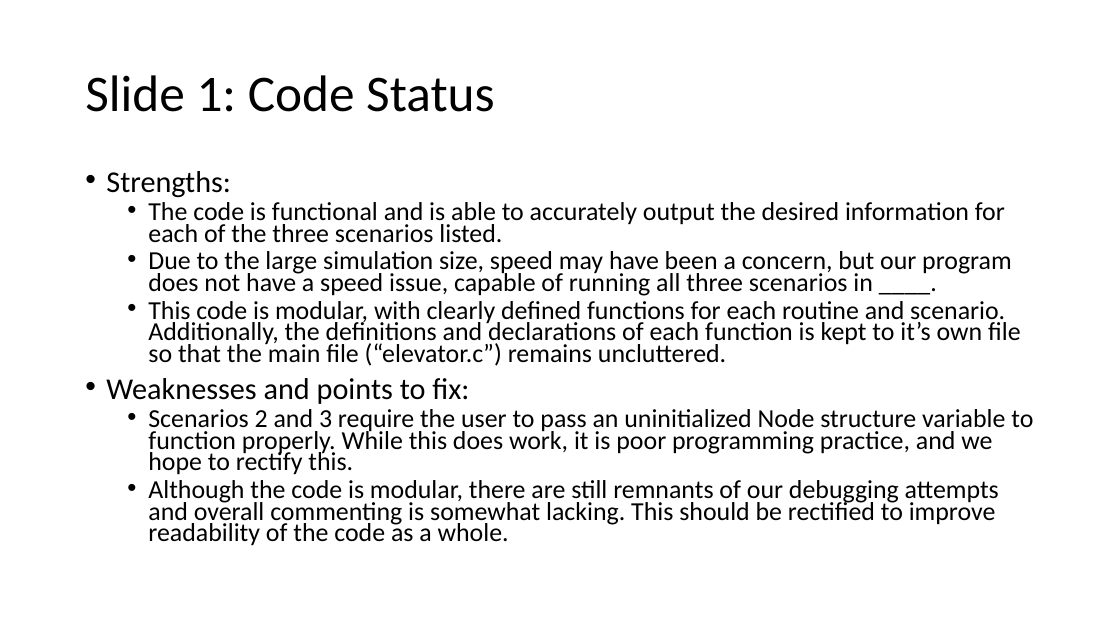
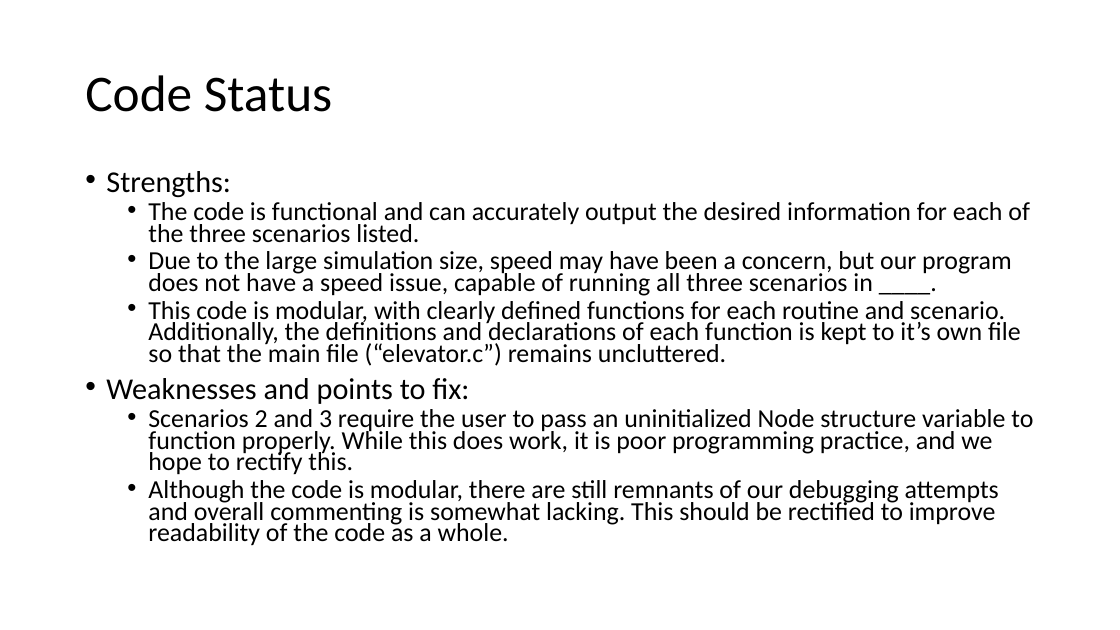
Before and after one commit to JustinRush80/cx4010_PA_1, a slide deck: slide 1 of slides.pptx. Drawn at 1120x630 pixels with LibreOffice and Linux fonts; fonts in the diff are those of the drawing. Boxes give left, top, right and bottom in pixels: in the first picture for what was removed or moved away, otherwise in the second. Text is boxed around its words. In the diff, an @@ line names an element or a change of style, - is before the commit and + after.

Commit message:
modified slides

```diff
--- a/slides.pptx
+++ b/slides.pptx
@@ title at (x1=85, y1=75, x2=332, y2=112): text changed @@
-Slide 1: Code Status
+Code Status
@@ text at (x1=148, y1=202, x2=1030, y2=243): text changed @@
-  • The code is functional and is able to accurately output the desired information for each of the three scenarios listed.
+  • The code is functional and can accurately output the desired information for each of the three scenarios listed.
```
Also in this commit, not shown: 1 other slide changed.
